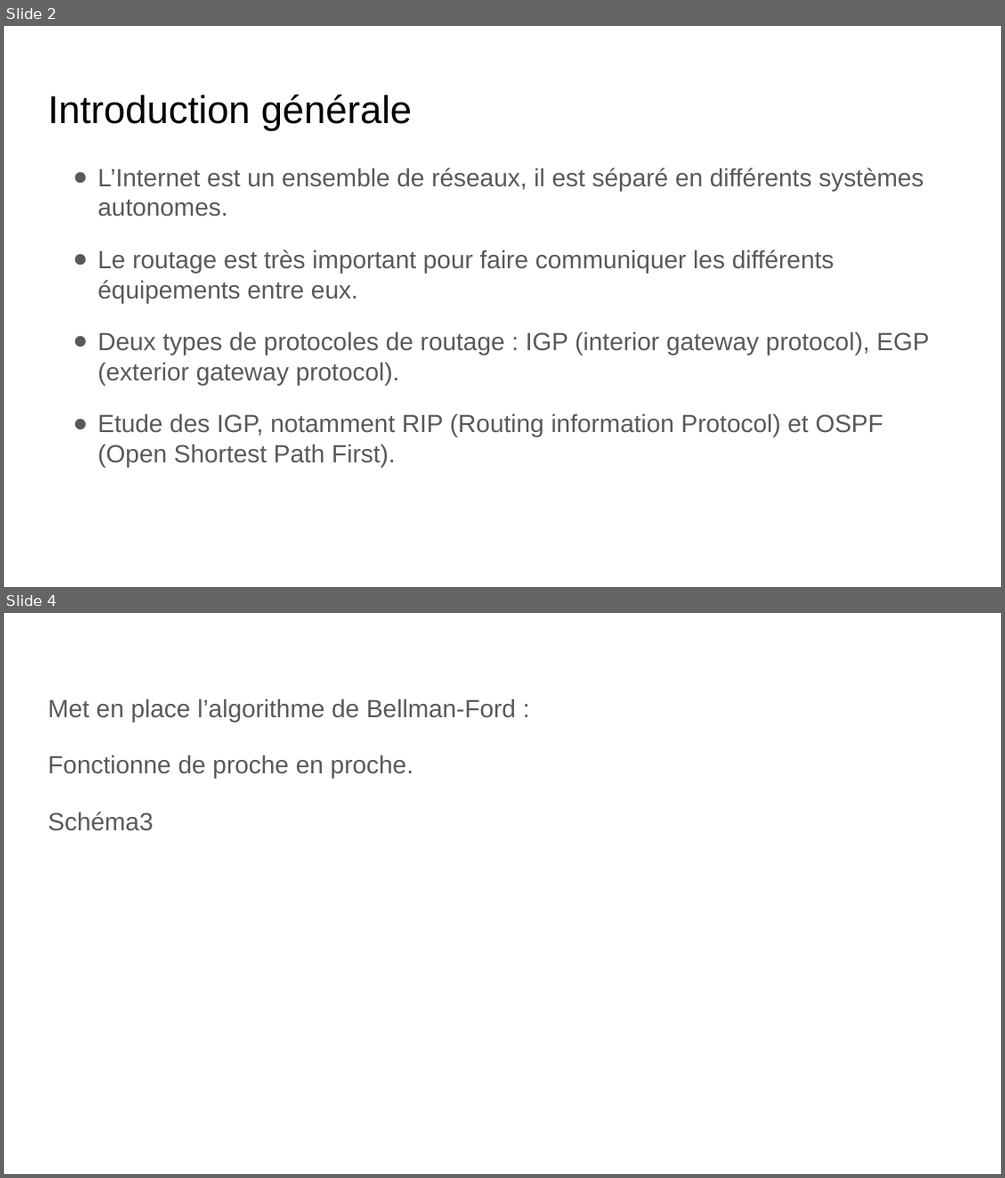
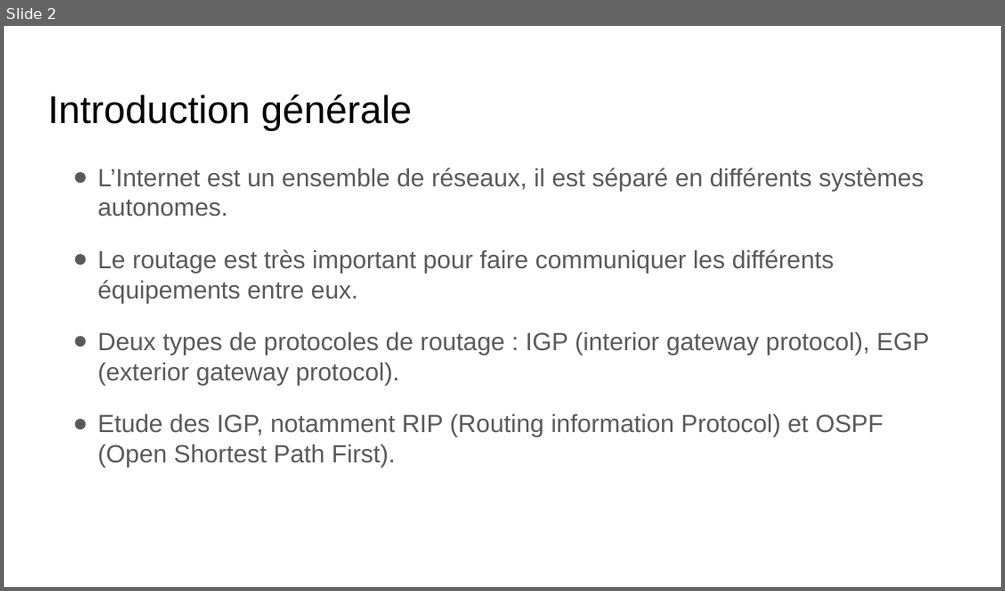
Before and after one commit to Sinvers/network, a slide deck: PresentationTIPE.odp. Shown one above the other, each under a label of ours: slides 2 and 4 before the commit, slide 2 after it; the slides between them are not shown. The pictures are 1005x1178 and 1005x591 pixels, drawn with LibreOffice and Linux fonts; fonts in the diff are those of the drawing. Boxes give left, top, right and bottom in pixels: in the first picture for what was removed or moved away, otherwise in the second. Text is boxed around its words. In the diff, an @@ line names an element or a change of style, - is before the commit and + after.

```diff
--- a/PresentationTIPE.odp
+++ b/PresentationTIPE.odp
@@ slide 4 removed at [4,613,1001,1174], background #FFFFFF @@
@@ text removed at [48,698,516,831] @@
-Met en place l’algorithme de Bellman-Ford :
-Fonctionne de proche en proche.
-Schéma3
```
Also in this commit, not shown: 7 slides changed, 17 slides added, 3 other slides removed, 2 other files.
